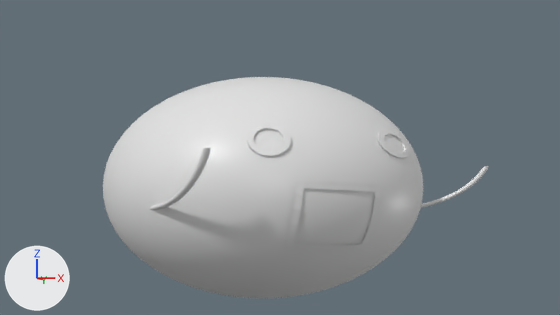
The Blender file flipbrain/flipbrain.blend as it was, and as the next commit left it.
The view is the same before and after, from the file's camera 'Camera'. The lights are fixed; the arrows at lower left show +X, +Y and +Z.

Script lines for the objects in view, before the commit:
```python
ob_eye = bpy.data.objects.new('eye', me_circle_001)
ob_eye.location = (1.177, -3.607, 0.888)
ob_eye.rotation_euler = (-0.414, 0.0325, 0.628)  # degrees (-24, 1.9, 36)
ob_eye.scale = (1.36, 1.64, 1.11)
ob_eye_001 = bpy.data.objects.new('eye.001', me_circle_001)
ob_eye_001.location = (3.519, -1.366, 0.934)
ob_eye_001.rotation_euler = (-0.267, 0.00878, 1.332)  # degrees (-15, 0.5, 76)
ob_eye_001.scale = (1.92, 1.05, 1.0)
ob_head = bpy.data.objects.new('head', me_sphere)
ob_head.location = (0.0, 0.0, 0.0)
ob_head.scale = (1.0, 1.0, 0.69)
ob_leftarm = bpy.data.objects.new('leftarm', cu_nurbscurve)
ob_leftarm.parent = ob_head
ob_leftarm.location = (-1.325, 1.211, -0.033)
ob_leftarm.rotation_euler = (1.571, 0.0, 0.341)  # degrees (90, 0, 20)
ob_mouth = bpy.data.objects.new('mouth', me_plane)
ob_mouth.location = (1.292, -1.519, -0.385)
ob_mouth.rotation_euler = (0.283, 0.0327, 0.725)  # degrees (16, 1.9, 42)
ob_mouth.scale = (1.0, 0.981, 0.717)
ob_rightarm = bpy.data.objects.new('rightarm', cu_nurbscurve)
ob_rightarm.parent = ob_head
ob_rightarm.location = (-1.89, 0.0683, -0.0184)
ob_rightarm.rotation_euler = (1.571, 0.0, -0.335)  # degrees (90, 0, -19)
```
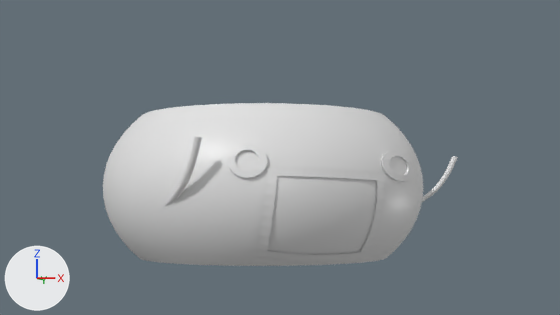
Where the change shows, as pixel boxes (x1, y1, x2, y2) in the pictures (560 x 315 px; the box of a moved part takes in the faces that stretch with it):
'head', reshaped (26% shorter): before (103, 77, 423, 298); after (103, 103, 423, 266)
'rightarm', reshaped: before (150, 148, 211, 210); after (165, 137, 202, 206)
'leftarm', reshaped: before (421, 166, 489, 208); after (422, 156, 458, 202)
part 1 of me_sphere, deleted: before (144, 77, 382, 114)
part 2 of me_sphere, deleted: before (141, 259, 385, 298)
part 3 of me_plane, moved or reshaped: before (296, 185, 380, 249); after (260, 168, 384, 257)

Edits to the bpy script that builds the scene:
```text
Change me_sphere:
    used by ob_head; location = (0.0, 0.0, 0.0); scale = (1.0, 1.0, 0.69)
    remove me_sphere.from_pydata(...)  # 1986 vertices, 2048 faces; spans x -1.0..1.0, y -1.0..1.0, z -1.0..1.0
    add me_sphere.from_pydata(...)  # 960 vertices, 896 faces; spans x -1.0..1.0, y -1.0..1.0, z -0.63..0.63
    me_sphere part 1: 513 vertices removed from x -0.71..0.71, y -0.71..0.71, z 0.71..1.0
    me_sphere part 2: 513 vertices removed from x -0.71..0.71, y -0.71..0.71, z -1.0..-0.71
Change me_plane:
    used by ob_mouth; location = (1.292, -1.519, -0.385); rotation_euler = (0.283, 0.0327, 0.725), in degrees (16, 1.9, 42); scale = (1.0, 0.981, 0.717)
    remove me_plane.from_pydata(...)  # 72 vertices, 36 faces; spans x -0.543..0.543, y 0.0, z -0.543..0.543
    add me_plane.from_pydata(...)  # 72 vertices, 36 faces; spans x -0.758..0.758, y -0.015..0.015, z -0.779..0.779
    me_plane part 3: 72 of 72 vertices moved; they spanned x -0.543..0.543, y 0.0, z -0.543..0.543 and now span x -0.758..0.758, y -0.015..0.015, z -0.779..0.779; mean shift (0.0, 0.0, 0.0); largest move (-0.543, 0.0, 0.543) -> (-0.758, -0.011, 0.779)
Change cu_nurbscurve:
    remove _sp.points.foreach_set('co', [-0.186, 0.573, 0.551, 1.0, 0.204, -0.368, 0.709, 1.0, 1.413, 0.019, 1.197, 1.0, 0.995, 1.761, 1.028, 1.0])
    _sp: cu_nurbscurve.splines.new('NURBS'); _sp.points.add(3) -> cu_nurbscurve.splines.new('NURBS'); _sp.points.add(4)
    add _sp.points.foreach_set('co', [-0.191, 0.573, 0.571, 1.0, 0.206, -0.368, 0.702, 1.0, 0.781, -0.137, 0.89, 1.0, 0.973, 0.261, 0.954, 1.0, 1.138, 1.204, 1.008, 1.0])
```
